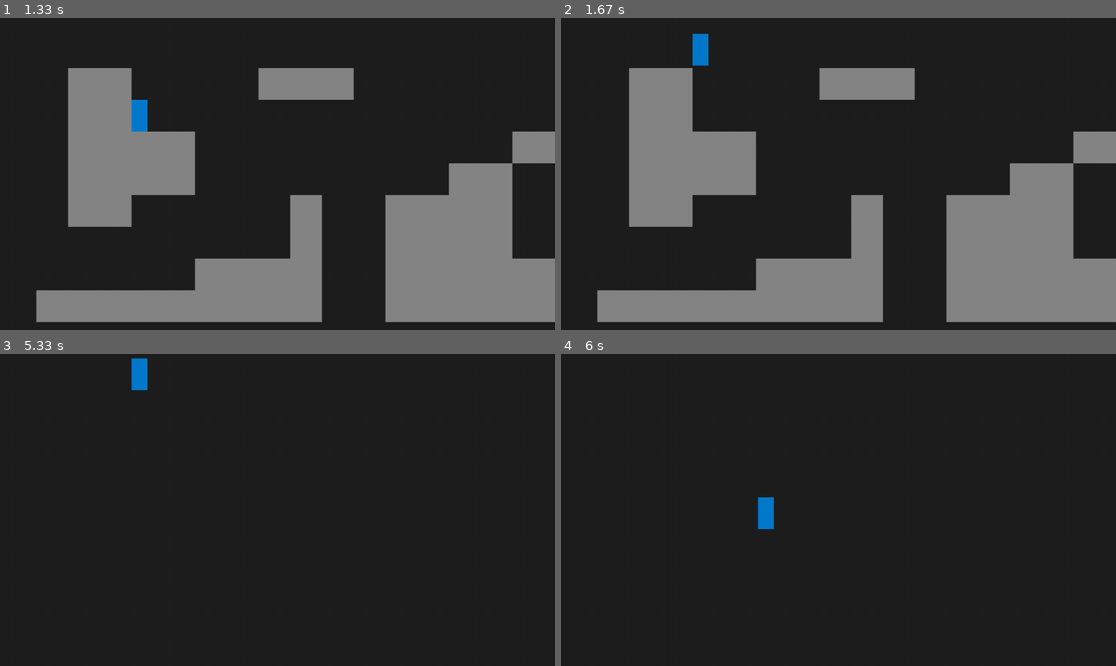
Above: before the commit, frames 1-4 (two rows, left to right).
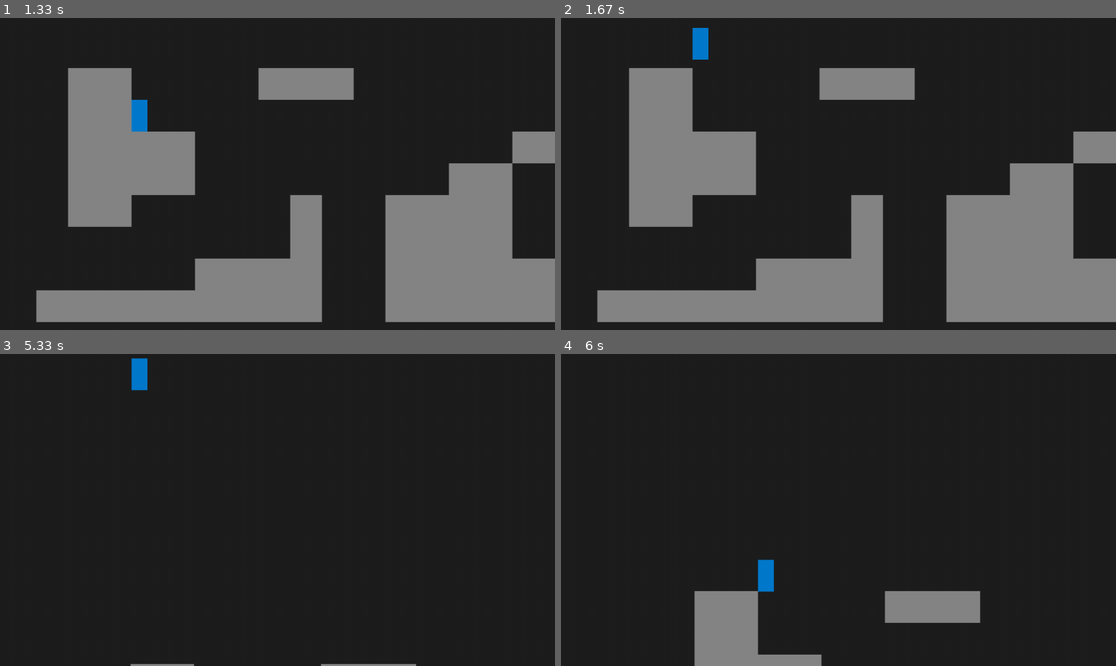
Above: after the commit, the same moments.

Repository: 2nPlusOne/pygame-platformer
Game: pygame game, started from main.py
Two runs of this game, one before a commit and one after it. Both use one fixed random seed, a clock stepped at 60 frames per second and the inputs below.
Inputs:
- Up to frame 1 (1.33 s): hold Left 0.33-0.87 s
- Up to frame 2 (1.67 s): hold Up from 1.33 s (still down)
- Up to frame 3 (5.33 s): release Up at 1.7 s; hold Right 1.73-2.37 s; hold Left 2.4-2.87 s; hold Right 2.9-3.37 s; hold Up 3.4-3.7 s; tap G at 3.55, 4.95 s; hold Right 3.73-4.2 s; hold Left 4.23-4.77 s; hold Left 4.8-5.2 s; hold Up from 5.23 s (still down)
- Up to frame 4 (6 s): release Up at 5.6 s; hold Right from 5.63 s (still down)

Frame 1 is identical in both runs. In frame 2, 0.1% of the frame differs, in the area x 23-27%, y 3-16%; in frame 3, 0.2%; in frame 4, 5.5%, in the area x 24-76%, y 45-100%.

Commit message:
Added jump buffer timer

Diff:
--- a/player.py
+++ b/player.py
@@ -22,15 +22,16 @@
         self.was_grounded = False
         self.is_jumping = False
         self.jump_pressed = False
-        self.current_gravity = GRAVITY
+        self.jumping_locked = False
+        self.current_gravity = 0
 
         self.jump_gravity = (2 * MAX_JUMP_HEIGHT) / (TIME_TO_JUMP_APEX ** 2)
         self.fall_gravity = self.jump_gravity * FALL_GRAVITY_MULTIPLIER
         self.jump_velocity = ((-2 * MAX_JUMP_HEIGHT) / TIME_TO_JUMP_APEX) - self.fall_gravity
 
         # Time
-        self.coyote_timer = 0
-        self.est_delta_time = 1 / FPS
+        self.coyote_timer = COYOTE_TIME
+        self.jump_buffer_timer = JUMP_BUFFER_TIME
         self.last_frame_ticks = 0 # Not used if using estimated delta_time (1/FPS)
 
     def process_input(self, events):
@@ -43,7 +44,6 @@
                     self.direction_x = 1
                 if event.key == pygame.K_UP: # Jump
                     self.jump_pressed = True
-                    self.try_jump()
                 if event.key == pygame.K_g: # Invert gravity just for fun
                     self.fall_gravity = -self.fall_gravity
                     self.current_gravity = -self.current_gravity
@@ -55,25 +55,47 @@
                     self.direction_x = 0
                 if event.key == pygame.K_UP:
                     self.jump_pressed = False
+                    self.jumping_locked = False
 
-    def try_jump(self):
+    def check_jump_buffer(self):
         """Conditionally applies jumping force to the player."""
-        jump_not_allowed = not (self.jumps_remaining > 0 and
-                                (self.is_grounded or self.is_jumping or
-                                 self.coyote_timer < COYOTE_TIME))
-        if jump_not_allowed: return
+        self.update_jump_buffer_timer()
+        # jump_allowed = self.jump_buffer_timer < JUMP_BUFFER_TIME and (
+        #                 self.jumps_remaining > 0 and
+        #                 (self.is_grounded or self.is_jumping or
+        #                 self.coyote_timer < COYOTE_TIME))
+
+        # jump_allowed = (self.jump_buffer_timer < JUMP_BUFFER_TIME and self.coyote_timer < COYOTE_TIME) or (
+        #     self.jump_buffer_timer < JUMP_BUFFER_TIME and self.jumps_remaining > 0)
+        jump_input = self.jump_buffer_timer < JUMP_BUFFER_TIME
+        can_jump = self.coyote_timer < COYOTE_TIME
+
+        if jump_input and can_jump:
+            self.jump()
+
+    def jump(self):
+        self.coyote_timer = COYOTE_TIME
         self.is_jumping = True
+        self.jumping_locked = True
         self.jumps_remaining -= 1
         self.current_gravity = self.jump_gravity
         self.velocity.y = self.jump_velocity
 
+    def update_air_timer(self):
+        """Resets air timer if grounded, otherwise increments by delta time."""
+        self.coyote_timer = 0 if self.is_grounded else round(self.coyote_timer + EST_DELTA_TIME, 2)
+
+    def update_jump_buffer_timer(self):
+        """Resets jump buffer timer if jump key pressed, otherwise increments by delta time."""
+        self.jump_buffer_timer = 0 if self.jump_pressed else round(self.jump_buffer_timer + EST_DELTA_TIME, 2)
 
     def move(self):
         """Move the player and apply collisions."""
         self.velocity.y += self.current_gravity
+        self.check_jump_buffer()
 
         target_velocity = pygame.math.Vector2(self.direction_x * self.speed, self.velocity.y)
-        self.velocity = utils.pygame_vector2_smooth_damp(self.velocity, target_velocity, SMOOTH_TIME, self.est_delta_time)
+        self.velocity = utils.pygame_vector2_smooth_damp(self.velocity, target_velocity, SMOOTH_TIME, EST_DELTA_TIME)
         self.velocity.x = 0 if abs(self.velocity.x) < 2*SMOOTH_TIME else self.velocity.x
 
         # Horizontal movement and collisions
@@ -131,21 +153,18 @@
                 self.was_grounded = False
         self.rect.y -= 1
 
-    def handle_air_timer(self):
-        """Resets air timer if grounded, otherwise adds the delta time."""
-        self.coyote_timer = 0 if self.is_grounded else round(self.coyote_timer + self.est_delta_time, 2)
-
-
     def update(self):
         """Update the player."""
-        self.handle_air_timer()
+        self.update_air_timer()
         self.move()
         self.set_grounded()
 
-        print(f"jump_velocity: {self.jump_velocity}")
+        print(f"jumps remaining: {self.jumps_remaining}")
+        print(f"jump buffer timer: {self.jump_buffer_timer}")
+        print(f"jump_locked: {self.jumping_locked}")
 
     # Zombie method, only used if I decide I need perfect delta time (should probably remove this...)
-    def update_real_delta_time(self):
+    def update_delta_time(self):
         """Update the delta time."""
-        self.est_delta_time = (pygame.time.get_ticks() - self.last_frame_ticks) / 1000
+        self.delta_time = (pygame.time.get_ticks() - self.last_frame_ticks) / 1000
         self.last_frame_ticks = pygame.time.get_ticks()
--- a/settings.py
+++ b/settings.py
@@ -27,33 +27,34 @@
 
 # Game initialization settings
 TITLE = "Pygame Platformer"
-TILE_SIZE = 64
-SCREEN_WIDTH = 1280
-SCREEN_HEIGHT = 720
-FPS = 60
+TILE_SIZE = 64           # Pixel width and height of each tile
+SCREEN_WIDTH = 1280      # Pixel width of the game window
+SCREEN_HEIGHT = 720      # Pixel height of the game window
+FPS = 60                 # Frames per second
+EST_DELTA_TIME = 1 / FPS # Estimated delta time
 
 # Player settings
-MAX_PLAYER_SPEED = 8
-SMOOTH_TIME = 0.1
-COLLISION_TOLERANCE = TILE_SIZE / 2
-GRAVITY = .8
+MAX_PLAYER_SPEED = 8                # Maximum speed of the player in pixels per frame
+SMOOTH_TIME = 0.1                   # Time in seconds to smooth player movement
+COLLISION_TOLERANCE = TILE_SIZE / 4 # Tolerance for collisions in pixels
 
 # Jumping
-COYOTE_TIME = 5 * (1 / FPS) # Frames of coyote time * time duration of 1 frame
-MAX_JUMPS = 2
-MAX_JUMP_HEIGHT = 2 * TILE_SIZE
-TIME_TO_JUMP_APEX = 0.35 * FPS
-FALL_GRAVITY_MULTIPLIER = 1.8
+COYOTE_TIME = 5 * (1 / FPS)            # Frames of coyote time * time duration of 1 frame
+JUMP_BUFFER_TIME = 15 * (1 / FPS) # Frames of jump input buffer * time duration of 1 frame
+MAX_JUMPS = 2                          # Number of jumps the player has until grounded
+MAX_JUMP_HEIGHT = 2 * TILE_SIZE        # Pixel height of the player's jump
+TIME_TO_JUMP_APEX = 0.35 * FPS         # Number of frames it takes to reach the apex of the jump
+FALL_GRAVITY_MULTIPLIER = 1.8          # Multiplier for gravity when falling
 
 # Colors
-BG_COLOR = '#1e1e1e'
-PLAYER_COLOR = '#007acc'
-TILE_COLOR = '#858585'
+BG_COLOR = '#1e1e1e'     # Background color
+PLAYER_COLOR = '#007acc' # Player color
+TILE_COLOR = '#858585'   # Tile color
 
 # Camera
 CAMERA_BORDERS = {
-    'left': SCREEN_WIDTH / 3,
-    'right': SCREEN_WIDTH / 3,
-    'top': 100,
-    'bottom': 150,
+    'left': SCREEN_WIDTH / 3,  # Pixel width of the left border
+    'right': SCREEN_WIDTH / 3, # Pixel width of the right border
+    'top': 100,                # Pixel height of the top border
+    'bottom': 150,             # Pixel height of the bottom border
 }
